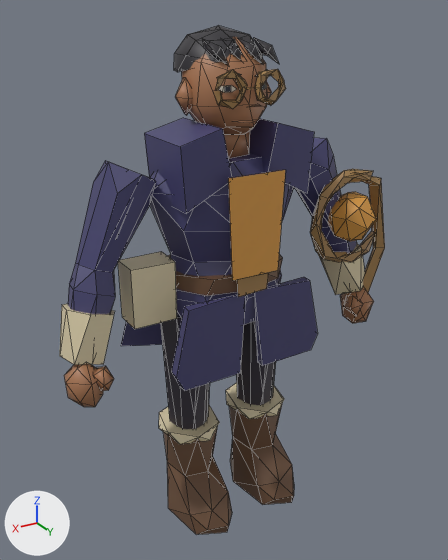
The FBX model exports/heroes/wc_u_human_mage/SK_wc_u_human_mage_LOD2.fbx as it was, and as the next commit left it.
Camera for both pictures: a camera (50 mm lens) standing at (1.056, 1.77, 1.823) and looking at (-0.005, 0.001, 0.939). Arrows for +X, +Y and +Z are at lower left; the lights stay in place. The older version comes first. Mesh edges are drawn as thin lines. Where no turn or scale is listed for an object, it has been applied to the vertices.

The scene before the commit, as lines of its bpy script (objects in view):
```python
me_wc_tailoredgeometry_006 = bpy.data.meshes.new('WC_TailoredGeometry.006')
me_wc_tailoredgeometry_006.from_pydata(...)  # 630 vertices, 799 faces; spans x -0.68..0.63, y -0.19..0.26, z 0.02..1.79
me_wc_tailoredgeometry_006.materials.append(mat_m_wc_u_human_mage)
ob_sk_wc_u_human_mage_lod2 = bpy.data.objects.new('SK_wc_u_human_mage_LOD2', me_wc_tailoredgeometry_006)
ob_sk_wc_u_human_mage_lod2.location = (0.0, 0.0, 0.0)
```
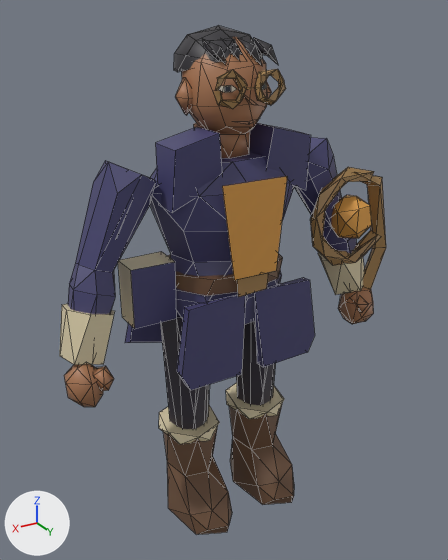
Pixel boxes (x1, y1, x2, y2) of what changed, in the pictures (448 x 560 px; the box of a moved part takes in the faces that stretch with it):
'SK_wc_u_human_mage_LOD2', reshaped
    before: (60, 26, 385, 534)
    after: (60, 26, 386, 534)
part 1 of me_wc_tailoredgeometry_006, rebuilt
    before: (343, 296, 363, 316)
    after: (352, 296, 369, 312)
part 2 of me_wc_tailoredgeometry_006, rebuilt
    before: (249, 118, 314, 193)
    after: (249, 123, 311, 190)
part 3 of me_wc_tailoredgeometry_006, rebuilt (25% narrower, 10% shorter)
    before: (144, 118, 232, 214)
    after: (156, 127, 222, 213)
part 4 of me_wc_tailoredgeometry_006, rebuilt (14% wider, 6% shorter)
    before: (228, 170, 285, 281)
    after: (222, 176, 287, 280)
part 5 of me_wc_tailoredgeometry_006, moved or reshaped
    before: (121, 169, 376, 391)
    after: (125, 167, 380, 390)
part 6 of me_wc_tailoredgeometry_006, moved or reshaped
    before: (227, 69, 271, 123)
    after: (236, 87, 259, 125)
part 7 of me_wc_tailoredgeometry_006, surface changed (yellow to blue)
    both: (131, 262, 177, 329)

What the commit changed:
me_wc_tailoredgeometry_006 is used by ob_sk_wc_u_human_mage_lod2; location (0.0, 0.0, 0.0).
me_wc_tailoredgeometry_006 had 630 vertices, 799 faces and spanned x -0.68..0.63, y -0.19..0.26, z 0.02..1.79.
me_wc_tailoredgeometry_006 now has 630 vertices, 788 faces and spans x -0.68..0.63, y -0.19..0.26, z 0.02..1.79.
me_wc_tailoredgeometry_006 part 1: the loose piece of 9 vertices spanning x -0.55..-0.49, y 0.08..0.17, z 0.72..0.81 is rebuilt with 8 vertices and now spans x -0.57..-0.51, y 0.1..0.19, z 0.74..0.8.
me_wc_tailoredgeometry_006 part 2: the loose piece of 8 vertices spanning x -0.24..-0.07, y -0.08..0.17, z 1.27..1.51 is rebuilt with 8 vertices and now spans x -0.26..-0.08, y 0.01..0.15, z 1.27..1.49.
me_wc_tailoredgeometry_006 part 3: the loose piece of 8 vertices spanning x 0.07..0.24, y -0.08..0.17, z 1.27..1.51 is rebuilt with 8 vertices and now spans x 0.08..0.26, y 0.01..0.15, z 1.27..1.49.
me_wc_tailoredgeometry_006 part 4: the loose piece of 4 vertices spanning x -0.11..0.11, y 0.21, z 1.03..1.37 is rebuilt with 4 vertices and now spans x -0.12..0.12, y 0.2..0.21, z 1.03..1.35.
Part 5, on me_wc_tailoredgeometry_006:
73 vertices are removed from x -0.63..0.35, y -0.17..0.19, z 0.66..1.3.
142 faces are deleted.
17 vertices move from x -0.65..0.29, y -0.16..0.2, z 0.61..1.07 to x -0.65..0.28, y -0.17..0.2, z 0.61..1.07.
76 vertices are added at x -0.65..0.32, y -0.17..0.18, z 0.66..1.31.
139 new faces join them.
Part 6, on me_wc_tailoredgeometry_006:
6 vertices are removed from x -0.06..0.06, y 0.14..0.15, z 1.64..1.67.
14 faces are deleted.
7 vertices are added at x -0.03..0.03, y 0.14..0.18, z 1.51..1.65.
10 new faces join them.
me_wc_tailoredgeometry_006 part 7: 2 kept faces spanning x 0.23..0.38, y -0.03..0.08, z 0.87..1.08 get new texture (UV) coordinates.
Other edits to the shape of me_wc_tailoredgeometry_006 do not show in these pictures.
